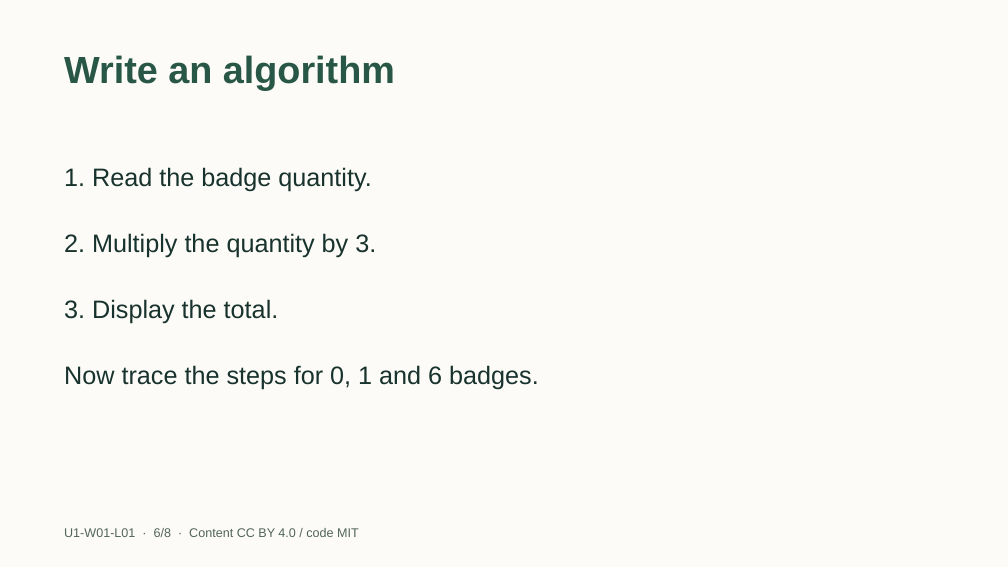
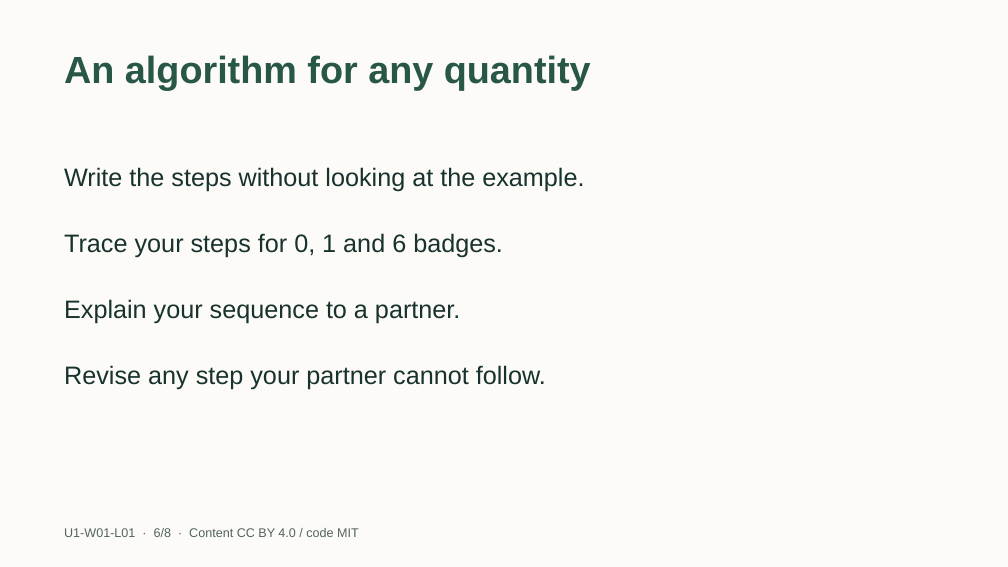
Before and after one commit to EdugenIO/cs-atar-textbook, a slide deck: slide 6 of dist/slides/u1-w01-l01.pptx. Drawn at 1008x567 pixels with LibreOffice and Linux fonts; fonts in the diff are those of the drawing. Boxes give left, top, right and bottom in pixels: in the first picture for what was removed or moved away, otherwise in the second. Text is boxed around its words. In the diff, an @@ line names an element or a change of style, - is before the commit and + after.

```diff
--- a/dist/slides/u1-w01-l01.pptx
+++ b/dist/slides/u1-w01-l01.pptx
@@ title at [64,55,591,90]: text changed @@
-Write an algorithm
+An algorithm for any quantity
@@ text at [64,167,584,192]: text changed @@
-1. Read the badge quantity.
+Write the steps without looking at the example.
@@ text at [64,233,503,258]: text changed @@
-2. Multiply the quantity by 3.
+Trace your steps for 0, 1 and 6 badges.
@@ text at [64,299,460,324]: text changed @@
-3. Display the total.
+Explain your sequence to a partner.
@@ text at [64,365,546,390]: text changed @@
-Now trace the steps for 0, 1 and 6 badges.
+Revise any step your partner cannot follow.
```
Also in this commit, not shown: 4 other slides changed, 12 other files.
